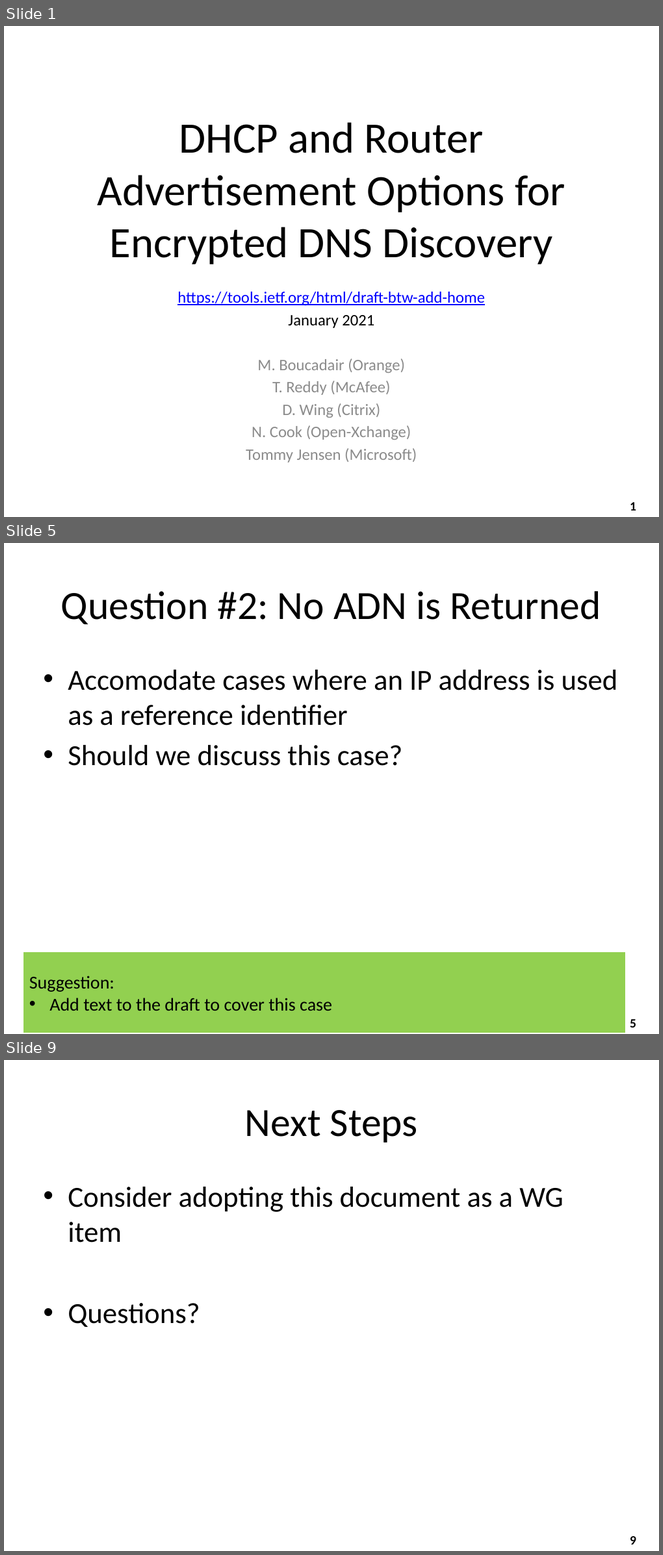
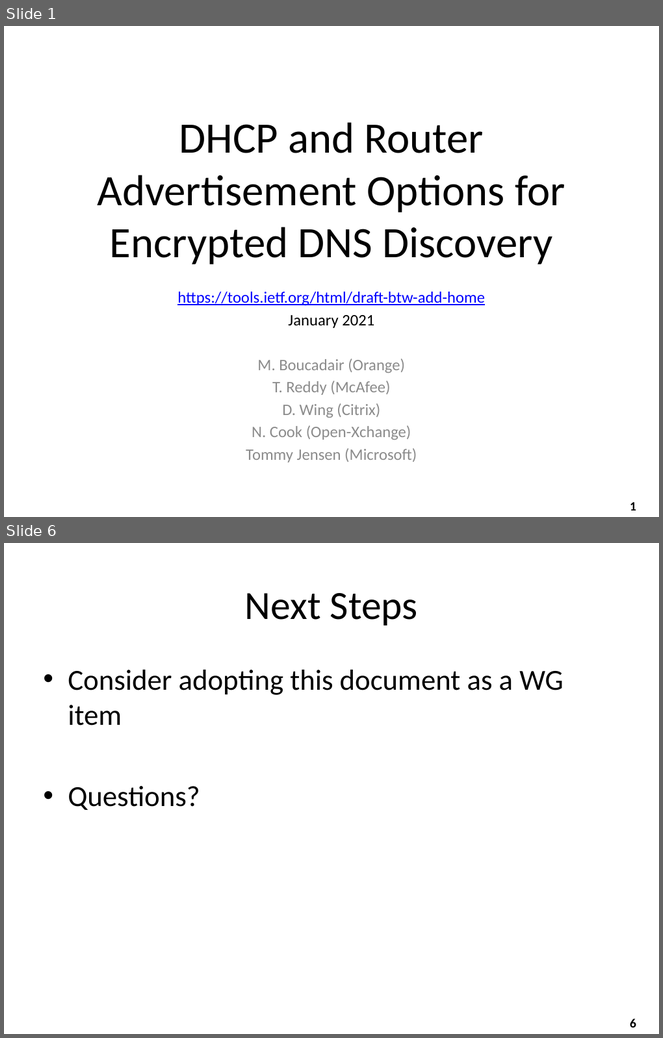
Before and after one commit to boucadair/draft-btw-add-home-network, a slide deck: Interim-01-2021/draft-btw-add-home-Interim012021.pptx. Shown one above the other, each under a label of ours: slides 1, 5 and 9 before the commit, slides 1 and 6 after it; the slides between them are not shown. The pictures are 663x1555 and 663x1038 pixels, drawn with LibreOffice and Linux fonts; fonts in the diff are those of the drawing. Boxes give left, top, right and bottom in pixels: in the first picture for what was removed or moved away, otherwise in the second. Text is boxed around its words. In the diff, an @@ line names an element or a change of style, - is before the commit and + after.

```diff
--- a/Interim-01-2021/draft-btw-add-home-Interim012021.pptx
+++ b/Interim-01-2021/draft-btw-add-home-Interim012021.pptx
@@ slide 5 removed at (4, 543, 659, 1034), background #FFFFFF; not listed: 1 template element that a slide beside it also shows @@
@@ title removed at (61, 591, 601, 624) @@
-Question #2: No ADN is Returned
@@ text removed at (68, 670, 618, 766) @@
-• Accomodate cases where an IP address is used as a reference identifier
-• Should we discuss this case?
@@ rectangle removed at (23, 952, 627, 1034) @@
-Suggestion:
-• Add text to the draft to cover this case
@@ what was slide 9 is now slide 6 @@
@@ page number at (630, 1019, 636, 1028): text changed @@
-9
+6
```
Also in this commit, not shown: 4 slides changed, 2 other slides removed, 1 other file.
